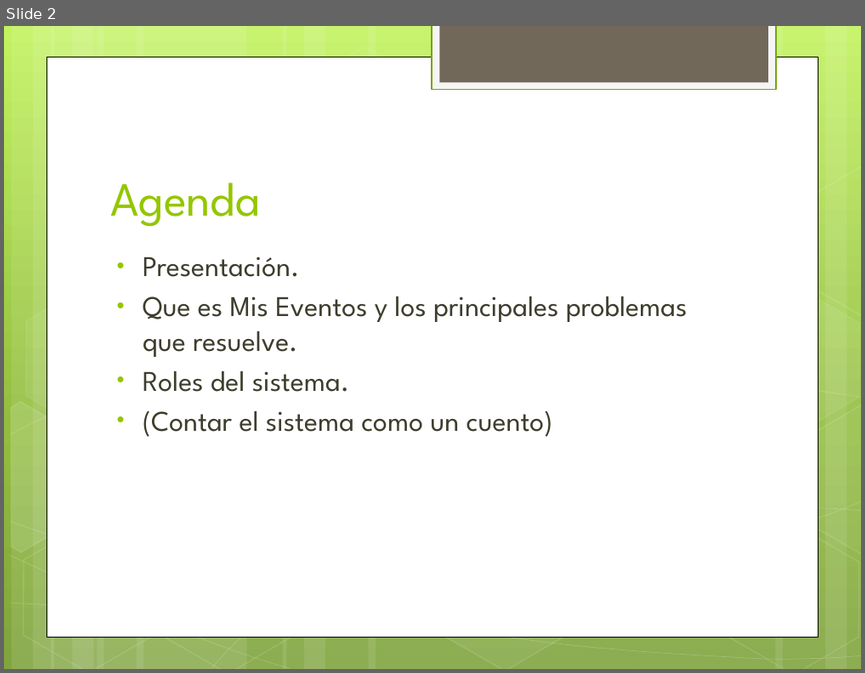
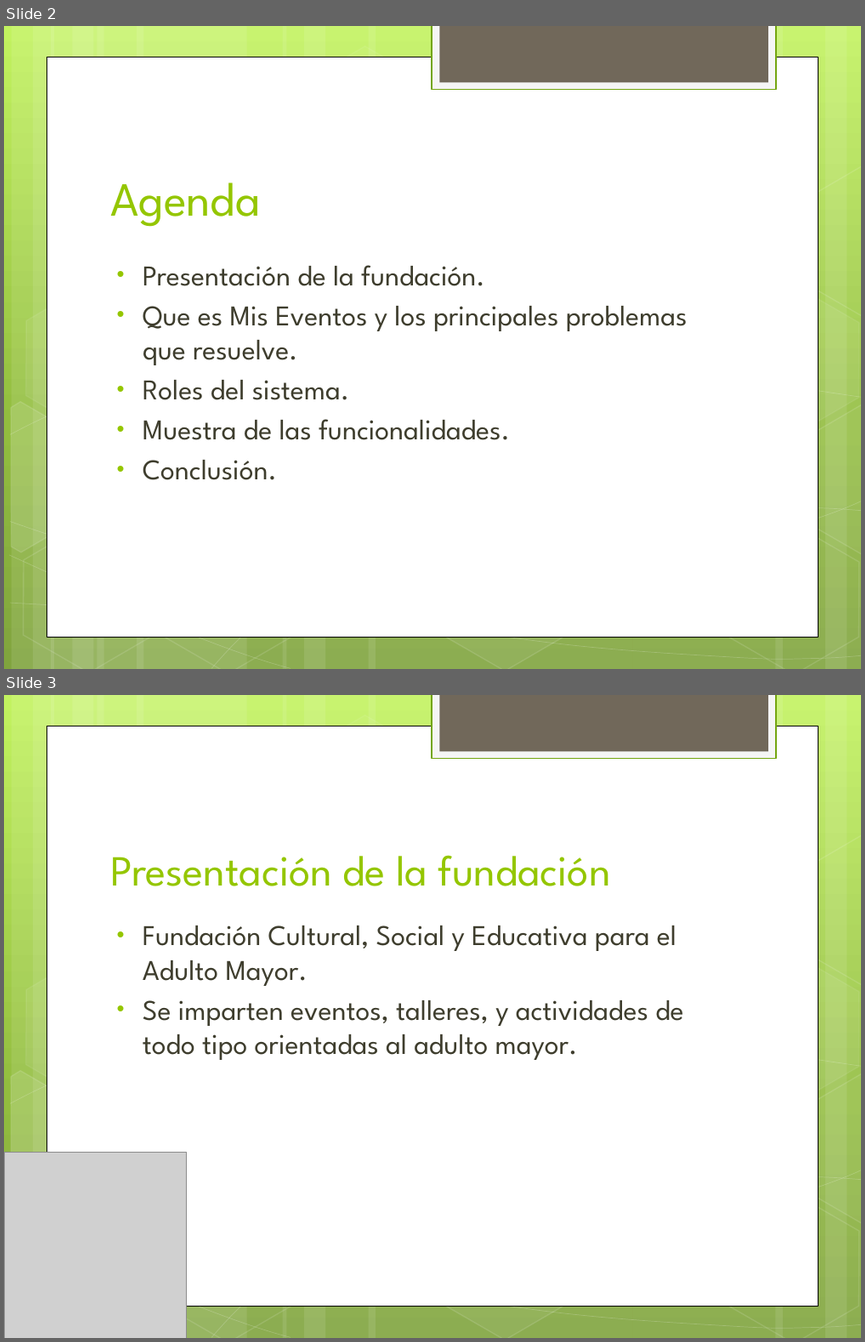
Before and after one commit to javiermatias/MisEventos, a slide deck: Documentacion/MIS EVENTOS.pptx. Shown one above the other, each under a label of ours: slide 2 before the commit, slides 2 and 3 after it. The pictures are 865x673 and 865x1342 pixels, drawn with LibreOffice and Linux fonts; fonts in the diff are those of the drawing; grey boxes stand for pictures. Boxes give left, top, right and bottom in pixels: in the first picture for what was removed or moved away, otherwise in the second. Text is boxed around its words. In the diff, an @@ line names an element or a change of style, - is before the commit and + after.

```diff
--- a/Documentacion/MIS EVENTOS.pptx
+++ b/Documentacion/MIS EVENTOS.pptx
@@ slide 3 added at (4, 695, 861, 1338), background gradient #C3F35F to #93BF3F to #81A53E; not listed: 31 template elements that a slide beside it also shows @@
@@ title added at (110, 855, 611, 886), 36 pt, text #94C600 @@
+Presentación de la fundación
@@ text added at (143, 925, 683, 1060), 24 pt, text #3E3D2D @@
+• Fundación Cultural, Social y Educativa para el Adulto Mayor.
+• Se imparten eventos, talleres, y actividades de todo tipo orientadas al adulto mayor.
@@ picture added at (4, 1151, 187, 1338) @@
@@ slide 2 changed as well @@
@@ text "Presentación de la fundación.": place and size @@
-text "Presentación de la fundación." at (143, 256, 687, 437)
+text "Presentación de la fundación." at (143, 265, 687, 480)
@@ text at (143, 265, 485, 286): text changed @@
-• Presentación.
+• Presentación de la fundación.
@@ text at (143, 419, 510, 480): text changed @@
-• (Contar el sistema como un cuento)
+• Muestra de las funcionalidades.
+• Conclusión.
```
Also in this commit, not shown: 1 other slide changed, 5 other slides added, 1 slide removed, 3 other files.
